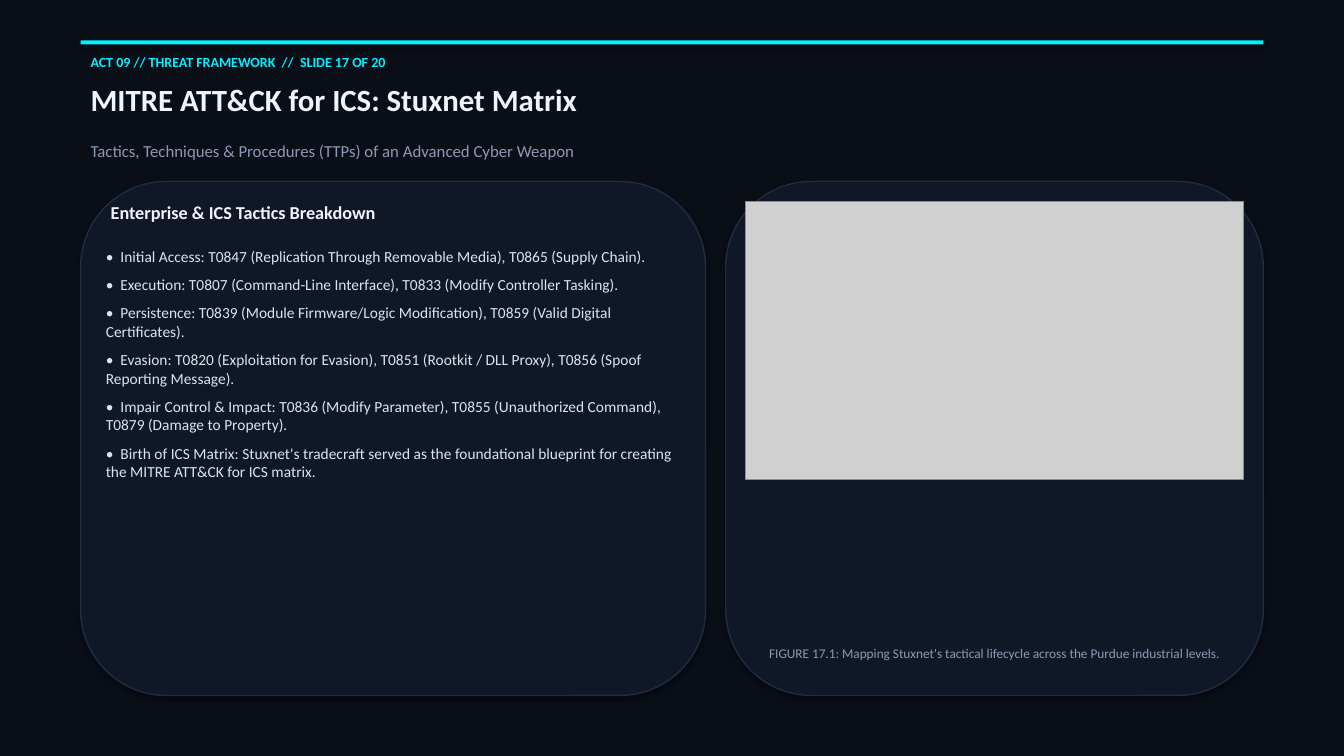
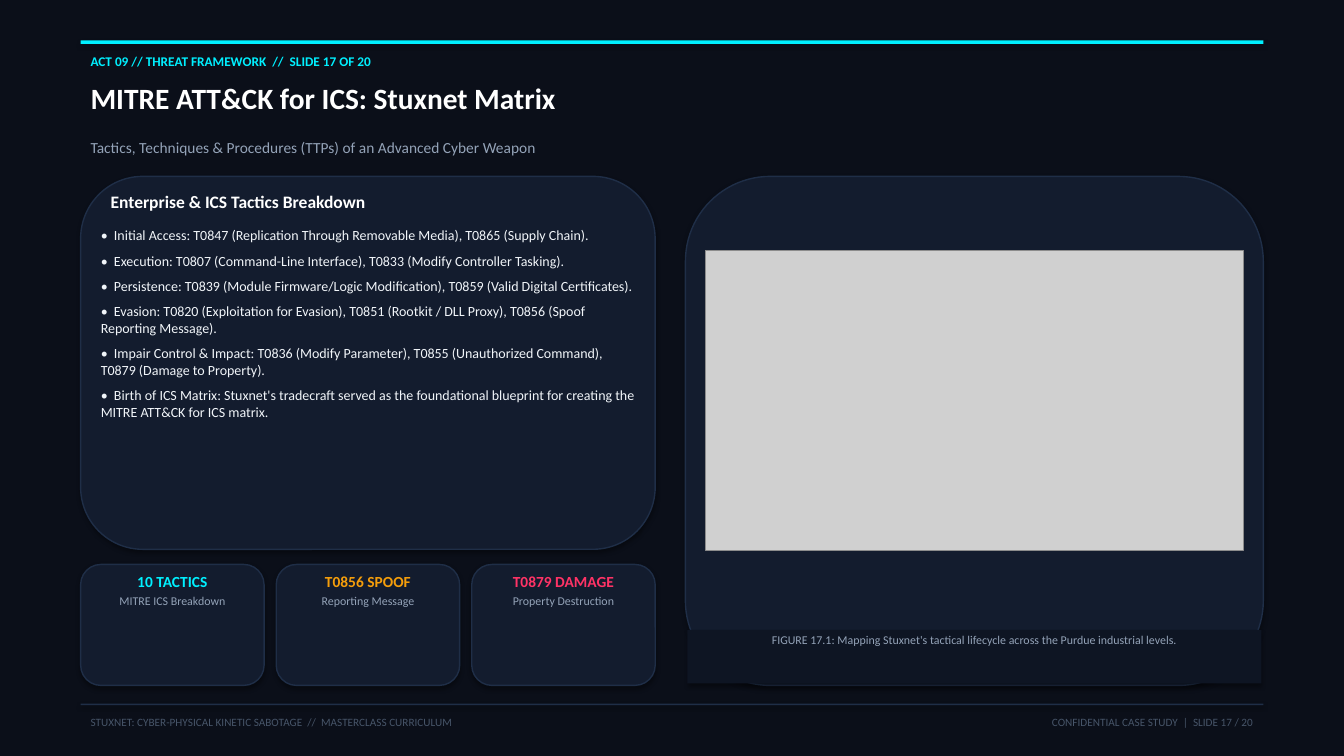
Before and after one commit to sivaoffl04/Cyber-Blog, a slide deck: slide 17 of Case Study/STUXNET/STUXNET_Masterclass_Seminar_20_Slides.pptx. Drawn at 1344x756 pixels with LibreOffice and Linux fonts; fonts in the diff are those of the drawing; grey boxes stand for pictures. Boxes give left, top, right and bottom in pixels: in the first picture for what was removed or moved away, otherwise in the second. Text is boxed around its words. In the diff, an @@ line names an element or a change of style, - is before the commit and + after.

Commit message:
feat(case-studies): add comprehensive vulnerability remediation and incident protection blueprints to all case studies and enhance Stuxnet masterclass PPTX

```diff
--- a/Case Study/STUXNET/STUXNET_Masterclass_Seminar_20_Slides.pptx
+++ b/Case Study/STUXNET/STUXNET_Masterclass_Seminar_20_Slides.pptx
@@ rectangle at [0,0,1344,756]: fill #0A0E17 to #0B0F19 @@
@@ text "ACT 09 // THREAT FRAMEWORK ..." at [91,57,370,66]: size 10 to 9.5 pt @@
@@ text "MITRE ATT&CK for ICS: Stuxnet ..." at [91,88,555,110]: size 22 to 21 pt, text colour #F0F4FC to #FFFFFF @@
@@ text "Tactics, Techniques & Procedures (TTPs) ..." at [91,142,536,156]: size 12 to 11 pt, text colour #8B9BB4 to #94A3B8 @@
@@ rounded rectangle: place and size @@
-rounded rectangle at [81,181,706,696]
+rounded rectangle at [81,176,655,549]
@@ rounded rectangle at [81,176,655,549]: fill #101827 to #131C2E; outline #1F2C44 1 pt to #1F2E47 1 pt @@
@@ rounded rectangle at [686,176,1263,686]: fill #101827 to #131C2E; outline #1F2C44 1 pt to #1F2E47 1 pt @@
@@ rounded rectangle: place and size @@
-rounded rectangle at [726,181,1263,696]
+rounded rectangle at [686,176,1263,686]
@@ text "Enterprise & ICS Tactics Breakdown": place and size @@
-text "Enterprise & ICS Tactics Breakdown" at [111,206,376,222]
+text "Enterprise & ICS Tactics Breakdown" at [111,195,365,211]
@@ text "Enterprise & ICS Tactics Breakdown" at [111,195,365,211]: size 13 to 12.5 pt, text colour #F0F4FC to #FFFFFF @@
@@ text "• Initial Access: T0847 (Replication ...": place and size @@
-text "• Initial Access: T0847 (Replication ..." at [106,251,672,477]
+text "• Initial Access: T0847 (Replication ..." at [101,230,634,417]
@@ text "• Initial Access: T0847 (Replication ..." at [101,230,634,417]: size 11 to 10 pt, text colour #DCE4F0 to #F1F5F9; less space between paragraphs @@
@@ picture: place and size @@
-picture at [746,202,1243,479]
+picture at [706,251,1243,552]
@@ rounded rectangle added at [81,565,264,686], fill #131C2E, outline #1F2E47 1 pt @@
@@ rounded rectangle added at [276,565,460,686], fill #131C2E, outline #1F2E47 1 pt @@
@@ rounded rectangle added at [472,565,655,686], fill #131C2E, outline #1F2E47 1 pt @@
@@ text added at [119,577,225,605], 8.5 pt, text #94A3B8 @@
+10 TACTICS
+MITRE ICS Breakdown
@@ text added at [322,576,415,607], 8.5 pt, text #94A3B8 @@
+T0856 SPOOF
+Reporting Message
@@ text added at [513,576,614,607], 8.5 pt, text #94A3B8 @@
+T0879 DAMAGE
+Property Destruction
@@ rectangle added at [688,630,1261,684], fill #0E1523 @@
@@ text "FIGURE 17.1: Mapping Stuxnet's tactical ...": place and size @@
-text "FIGURE 17.1: Mapping Stuxnet's tactical ..." at [769,649,1220,660]
+text "FIGURE 17.1: Mapping Stuxnet's tactical ..." at [772,636,1176,646]
@@ text "FIGURE 17.1: Mapping Stuxnet's tactical ..." at [772,636,1176,646]: size 9.5 to 8.5 pt, text colour #8B9BB4 to #94A3B8 @@
@@ rectangle added at [81,704,1263,705], fill #1F2E47 @@
@@ text added at [91,719,452,726], 8 pt, text #475569 @@
+STUXNET: CYBER-PHYSICAL KINETIC SABOTAGE // MASTERCLASS CURRICULUM
@@ text added at [1052,719,1252,726], 8 pt, text #475569 @@
+CONFIDENTIAL CASE STUDY | SLIDE 17 / 20
```
Also in this commit, not shown: 19 other slides changed, 5 other files.
